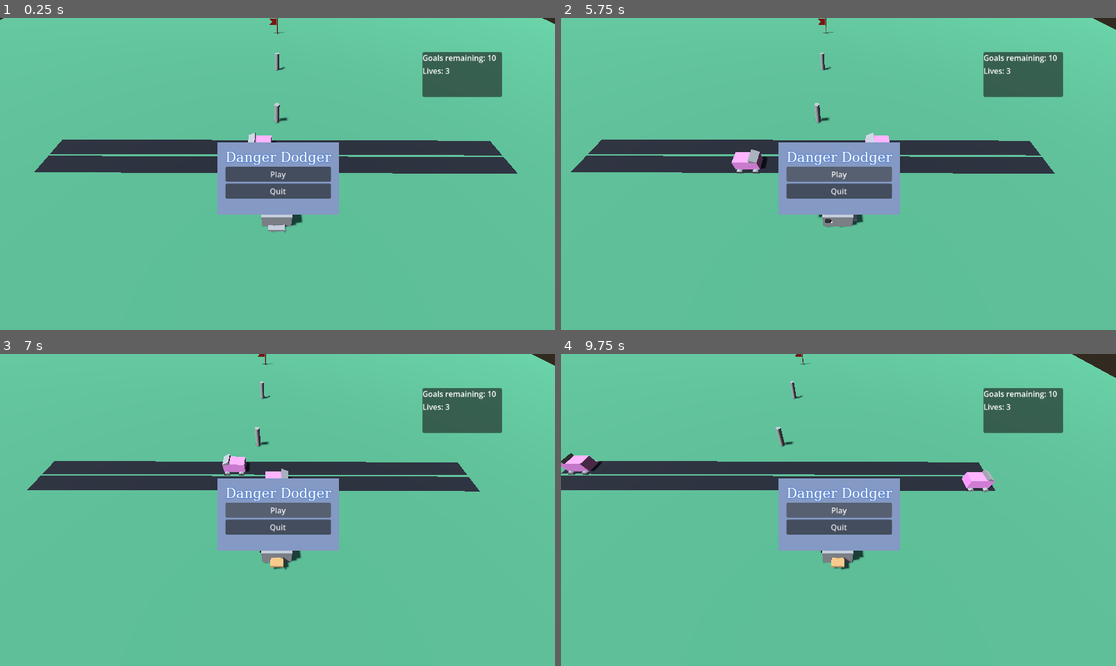
Above: before the commit, frames 1-4 (two rows, left to right).
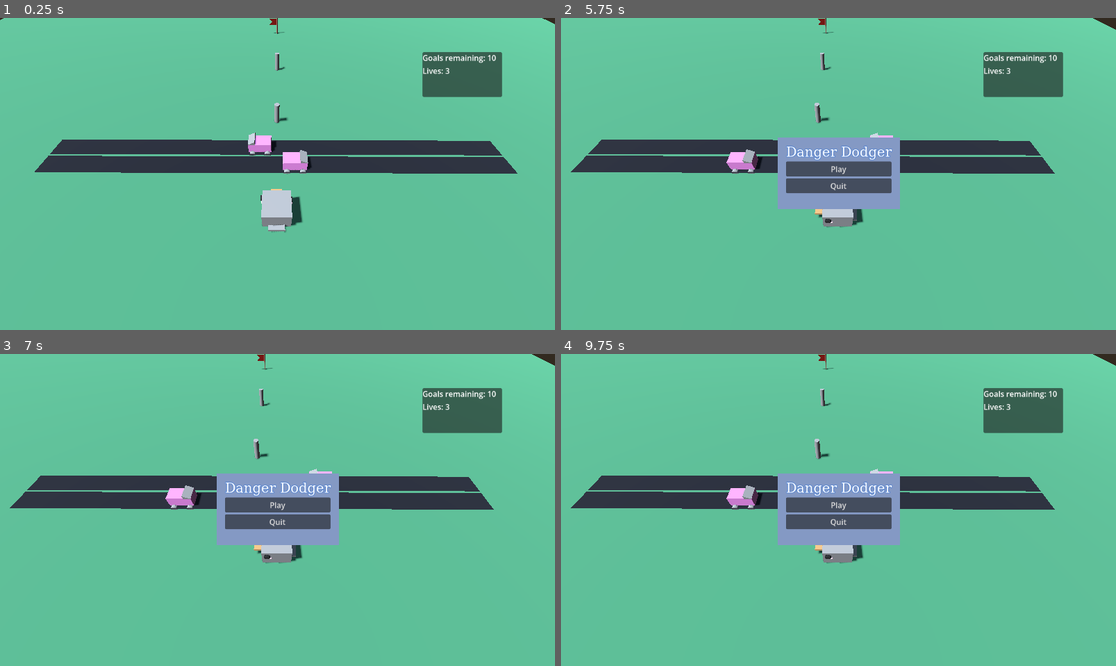
Above: after the commit, the same moments.

Repository: chloedixon11/danger-dodger
Game: Godot game, scene res://Main/Main.tscn
Two runs of this game, one before a commit and one after it. Both use one fixed random seed, a clock stepped at 60 frames per second and the inputs below.
Inputs (mouse positions are in pixels of both pictures, inside the frame that each line leads up to):
- Up to frame 1 (0.25 s): no input
- Up to frame 2 (5.75 s): click (838, 174) at 0.5 s, where only the run before the commit has a clickable "Play"; click (838, 174) at 1.25 s, where only the run before the commit has a clickable "Play"; hold D (move_right) 2.03-2.78 s; hold S (move_down) 2.78-3.53 s; hold D (move_right) 3.53-4.28 s; hold W (move_up) 4.28-5.03 s; hold A (move_left) from 5.03 s (still down); tap Escape (pause) at 5.65 s
- Up to frame 3 (7 s): release A (move_left) at 6.53 s; hold S (move_down) from 6.53 s (still down)
- Up to frame 4 (9.75 s): release S (move_down) at 7.28 s; hold D (move_right) 7.28-8.03 s; hold W (move_up) 8.03-8.78 s; hold D (move_right) 8.78-9.53 s; hold S (move_down) from 9.53 s (still down)

The runs differ from the first frame. In frame 1, 5.1% of the frame differs, in the area x 39-62%, y 39-64%; in frame 2, 2.6%; in frame 3, 9.2%; in frame 4, 10%, in the area x 0-100%, y 0-70%.

Commit message:
Animal UI, pause menu

Diff:
--- a/Code/Duck/Duck.gd
+++ b/Code/Duck/Duck.gd
@@ -1,8 +1,13 @@
 extends Area3D
 class_name Duck
 
+@onready var collider: CollisionShape3D = $Collider
 @onready var graphics: Node3D = $Graphics
+@onready var lives_ui: Label = $UI/VBox/LivesUI
 
+@export var lives: int = 3
+
+var spawning_point: Vector3
 var leap_distance: float = 1.0
 var weight: float = 1.0
 var weight_speed: float = 5.0
@@ -12,16 +17,13 @@
 
 func _ready() -> void:
 	area_entered.connect(on_entered)
+
+	spawning_point = position
 	current_spot = position
 	next_spot = position
 
-func on_entered(other_area: Area3D) -> void:
-	if other_area is Vehicle:
-		print("lose a life")
+	update_lives(0)
 
-	if other_area is Goal:
-		print("Goal!!!")
-		position = Vector3.ZERO
 
 # Called every frame. 'delta' is the elapsed time since the previous frame.
 func _process(delta: float) -> void:
@@ -61,3 +63,29 @@
 
 
 	position = lerp(current_spot, next_spot, weight)
+	if current_spot == spawning_point:
+		graphics.show()
+		collider.disabled = false
+
+func update_lives(delta_lives: int):
+	lives += delta_lives
+	lives_ui.text = "Lives: " + str(lives)
+	pass
+
+func respawn():
+	graphics.hide()
+	collider.set_deferred("disabled", true)
+
+	next_spot = spawning_point
+	weight = 0.0
+	pass
+
+func on_entered(other_area: Area3D) -> void:
+	if other_area is Vehicle:
+		update_lives(-1)
+		respawn()
+		print(lives)
+
+	if other_area is Goal:
+		print("Goal!!!")
+		respawn()
--- a/Code/Duck/Duck.tscn
+++ b/Code/Duck/Duck.tscn
@@ -36,7 +36,7 @@
 transform = Transform3D(-0.9999951, 0, -0.00313535, 0, 1, 0, 0.00313535, 0, -0.9999951, 0, 0, 0)
 script = ExtResource("1_lm42s")
 
-[node name="CollisionShape3D" type="CollisionShape3D" parent="." unique_id=431627853]
+[node name="Collider" type="CollisionShape3D" parent="." unique_id=431627853]
 transform = Transform3D(1, 0, 0, 0, 1, 0, 0, 0, 1, 0, 0.42274475, 0)
 shape = SubResource("BoxShape3D_rawk2")
 
@@ -88,10 +88,10 @@
 [node name="VBox" type="VBoxContainer" parent="UI" unique_id=272925355]
 layout_mode = 2
 
-[node name="Goals UI" type="Label" parent="UI/VBox" unique_id=639810232]
+[node name="GoalsUI" type="Label" parent="UI/VBox" unique_id=639810232]
 layout_mode = 2
 text = "Goals remaining: 10"
 
-[node name="Label2" type="Label" parent="UI/VBox" unique_id=1009899454]
+[node name="LivesUI" type="Label" parent="UI/VBox" unique_id=1009899454]
 layout_mode = 2
 text = "Lives: 3"
--- a/Code/Main/Main.gd
+++ b/Code/Main/Main.gd
@@ -1,11 +1,4 @@
 extends Node
 class_name Main
 
-@onready var quit_button: Button = $PauseMenu/VBox/QuitButton
-
-
-func _ready() -> void:
-	quit_button.pressed.connect(on_quit_pressed)
-
-func on_quit_pressed():
-	get_tree().quit()
+var duck: Duck
--- a/Code/Main/Main.tscn
+++ b/Code/Main/Main.tscn
@@ -5,6 +5,7 @@
 [ext_resource type="PackedScene" uid="uid://berl535au27hs" path="res://Lane/Lane.tscn" id="2_amygn"]
 [ext_resource type="PackedScene" uid="uid://d10bdq3u7df63" path="res://Vehicle/Vehicle.tscn" id="4_ps1la"]
 [ext_resource type="PackedScene" uid="uid://c4v0peqkg130j" path="res://Goal/Goal.tscn" id="5_6aewd"]
+[ext_resource type="PackedScene" uid="uid://dkrcw84mho1yp" path="res://PauseMenu/PauseMenu.tscn" id="6_u2i7p"]
 
 [sub_resource type="ProceduralSkyMaterial" id="ProceduralSkyMaterial_83ytx"]
 sky_horizon_color = Color(0.66224277, 0.6717428, 0.6867428, 1)
@@ -26,95 +27,6 @@
 [sub_resource type="CylinderMesh" id="CylinderMesh_rckyl"]
 top_radius = 0.123535156
 bottom_radius = 0.123535156
-
-[sub_resource type="StyleBoxFlat" id="StyleBoxFlat_rawk2"]
-bg_color = Color(0.51907116, 0.60013676, 0.76974684, 1)
-expand_margin_left = 17.0
-expand_margin_top = 17.0
-expand_margin_right = 17.0
-expand_margin_bottom = 17.0
-
-[sub_resource type="FontFile" id="FontFile_pn5gh"]
-cache/0/variation_coordinates = {}
-cache/0/face_index = 0
-cache/0/embolden = 0.0
-cache/0/transform = Transform2D(1, 0, 0, 1, 0, 0)
-cache/0/spacing_top = 0
-cache/0/spacing_bottom = 0
-cache/0/spacing_space = 0
-cache/0/spacing_glyph = 0
-cache/0/baseline_offset = 0.0
-cache/0/16/0/ascent = 0.0
-cache/0/16/0/descent = 0.0
-cache/0/16/0/underline_position = 0.0
-cache/0/16/0/underline_thickness = 0.0
-cache/0/16/0/scale = 1.0
-cache/0/17/0/ascent = 0.0
-cache/0/17/0/descent = 0.0
-cache/0/17/0/underline_position = 0.0
-cache/0/17/0/underline_thickness = 0.0
-cache/0/17/0/scale = 1.0
-cache/0/18/0/ascent = 0.0
-cache/0/18/0/descent = 0.0
-cache/0/18/0/underline_position = 0.0
-cache/0/18/0/underline_thickness = 0.0
-cache/0/18/0/scale = 1.0
-cache/0/19/0/ascent = 0.0
-cache/0/19/0/descent = 0.0
-cache/0/19/0/underline_position = 0.0
-cache/0/19/0/underline_thickness = 0.0
-cache/0/19/0/scale = 1.0
-cache/0/20/0/ascent = 0.0
-cache/0/20/0/descent = 0.0
-cache/0/20/0/underline_position = 0.0
-cache/0/20/0/underline_thickness = 0.0
-cache/0/20/0/scale = 1.0
-cache/0/21/0/ascent = 0.0
-cache/0/21/0/descent = 0.0
-cache/0/21/0/underline_position = 0.0
-cache/0/21/0/underline_thickness = 0.0
-cache/0/21/0/scale = 1.0
-cache/0/22/0/ascent = 0.0
-cache/0/22/0/descent = 0.0
-cache/0/22/0/underline_position = 0.0
-cache/0/22/0/underline_thickness = 0.0
-cache/0/22/0/scale = 1.0
-cache/0/23/0/ascent = 0.0
-cache/0/23/0/descent = 0.0
-cache/0/23/0/underline_position = 0.0
-cache/0/23/0/underline_thickness = 0.0
-cache/0/23/0/scale = 1.0
-cache/0/24/0/ascent = 0.0
-cache/0/24/0/descent = 0.0
-cache/0/24/0/underline_position = 0.0
-cache/0/24/0/underline_thickness = 0.0
-cache/0/24/0/scale = 1.0
-cache/0/25/0/ascent = 0.0
-cache/0/25/0/descent = 0.0
-cache/0/25/0/underline_position = 0.0
-cache/0/25/0/underline_thickness = 0.0
-cache/0/25/0/scale = 1.0
-cache/0/26/0/ascent = 0.0
-cache/0/26/0/descent = 0.0
-cache/0/26/0/underline_position = 0.0
-cache/0/26/0/underline_thickness = 0.0
-cache/0/26/0/scale = 1.0
-cache/0/27/0/ascent = 0.0
-cache/0/27/0/descent = 0.0
-cache/0/27/0/underline_position = 0.0
-cache/0/27/0/underline_thickness = 0.0
-cache/0/27/0/scale = 1.0
-cache/0/28/0/ascent = 0.0
-cache/0/28/0/descent = 0.0
-cache/0/28/0/underline_position = 0.0
-cache/0/28/0/underline_thickness = 0.0
-cache/0/28/0/scale = 1.0
-
-[sub_resource type="LabelSettings" id="LabelSettings_qdf3d"]
-font = SubResource("FontFile_pn5gh")
-font_size = 28
-outline_size = 6
-outline_color = Color(0.35036418, 0.52572405, 0.8168905, 1)
 
 [node name="Main" type="Node" unique_id=1391425956]
 script = ExtResource("1_lxy7q")
@@ -164,33 +76,8 @@
 [node name="Goal" parent="." unique_id=1585610551 instance=ExtResource("5_6aewd")]
 transform = Transform3D(1, 0, 0, 0, 1, 0, 0, 0, 1, 0, 0, -16.11776)
 
-[node name="PauseMenu" type="PanelContainer" parent="." unique_id=1080402414]
-anchors_preset = 8
-anchor_left = 0.5
-anchor_top = 0.5
-anchor_right = 0.5
-anchor_bottom = 0.5
-offset_left = -72.0
-offset_top = -48.0
-offset_right = 74.0
-offset_bottom = 67.0
-grow_horizontal = 2
-grow_vertical = 2
-theme_override_styles/panel = SubResource("StyleBoxFlat_rawk2")
-
-[node name="VBox" type="VBoxContainer" parent="PauseMenu" unique_id=814782070]
-layout_mode = 2
-
-[node name="Label" type="Label" parent="PauseMenu/VBox" unique_id=1582436229]
-layout_mode = 2
-theme_override_font_sizes/font_size = 1
-text = "Danger Dodger"
-label_settings = SubResource("LabelSettings_qdf3d")
-
-[node name="PlayButton" type="Button" parent="PauseMenu/VBox" unique_id=699305301]
-layout_mode = 2
-text = "Play"
-
-[node name="QuitButton" type="Button" parent="PauseMenu/VBox" unique_id=860983550]
-layout_mode = 2
-text = "Quit"
+[node name="PauseMenu" parent="." unique_id=709300660 instance=ExtResource("6_u2i7p")]
+offset_left = -96.0
+offset_top = -59.0
+offset_right = 96.0
+offset_bottom = 56.0
--- /dev/null
+++ b/Code/PauseMenu/PauseMenu.gd
@@ -0,0 +1,34 @@
+extends PanelContainer
+class_name PauseMenu
+
+@onready var title: Label = $VBox/Title
+@onready var play_button: Button = $VBox/PlayButton
+@onready var quit_button: Button = $VBox/QuitButton
+
+
+# Called when the node enters the scene tree for the first time.
+func _ready() -> void:
+	play_button.pressed.connect(on_play_button_pressed)
+	quit_button.pressed.connect(on_quit_button_pressed)
+
+
+func _process(delta: float) -> void:
+	if Input.is_action_just_pressed("pause"):
+		toggle_pause()
+
+
+func toggle_pause():
+	if get_tree().paused:
+		hide()
+		get_tree().paused = false
+	else:
+		show()
+		get_tree().paused = true
+
+
+func on_play_button_pressed():
+	get_tree().paused = false
+	hide()
+
+func on_quit_button_pressed():
+	get_tree().quit()
--- /dev/null
+++ b/Code/PauseMenu/PauseMenu.tscn
@@ -0,0 +1,129 @@
+[gd_scene format=3 uid="uid://dkrcw84mho1yp"]
+
+[ext_resource type="Script" uid="uid://bo0m5o8islhfu" path="res://PauseMenu/PauseMenu.gd" id="1_egqmv"]
+
+[sub_resource type="StyleBoxFlat" id="StyleBoxFlat_rawk2"]
+bg_color = Color(0.51907116, 0.60013676, 0.76974684, 1)
+expand_margin_left = 17.0
+expand_margin_top = 17.0
+expand_margin_right = 17.0
+expand_margin_bottom = 17.0
+
+[sub_resource type="FontFile" id="FontFile_pn5gh"]
+subpixel_positioning = 0
+msdf_pixel_range = 14
+msdf_size = 128
+cache/0/variation_coordinates = {}
+cache/0/face_index = 0
+cache/0/embolden = 0.0
+cache/0/transform = Transform2D(1, 0, 0, 1, 0, 0)
+cache/0/spacing_top = 0
+cache/0/spacing_bottom = 0
+cache/0/spacing_space = 0
+cache/0/spacing_glyph = 0
+cache/0/baseline_offset = 0.0
+cache/0/16/0/ascent = 0.0
+cache/0/16/0/descent = 0.0
+cache/0/16/0/underline_position = 0.0
+cache/0/16/0/underline_thickness = 0.0
+cache/0/16/0/scale = 1.0
+cache/0/17/0/ascent = 0.0
+cache/0/17/0/descent = 0.0
+cache/0/17/0/underline_position = 0.0
+cache/0/17/0/underline_thickness = 0.0
+cache/0/17/0/scale = 1.0
+cache/0/18/0/ascent = 0.0
+cache/0/18/0/descent = 0.0
+cache/0/18/0/underline_position = 0.0
+cache/0/18/0/underline_thickness = 0.0
+cache/0/18/0/scale = 1.0
+cache/0/19/0/ascent = 0.0
+cache/0/19/0/descent = 0.0
+cache/0/19/0/underline_position = 0.0
+cache/0/19/0/underline_thickness = 0.0
+cache/0/19/0/scale = 1.0
+cache/0/20/0/ascent = 0.0
+cache/0/20/0/descent = 0.0
+cache/0/20/0/underline_position = 0.0
+cache/0/20/0/underline_thickness = 0.0
+cache/0/20/0/scale = 1.0
+cache/0/21/0/ascent = 0.0
+cache/0/21/0/descent = 0.0
+cache/0/21/0/underline_position = 0.0
+cache/0/21/0/underline_thickness = 0.0
+cache/0/21/0/scale = 1.0
+cache/0/22/0/ascent = 0.0
+cache/0/22/0/descent = 0.0
+cache/0/22/0/underline_position = 0.0
+cache/0/22/0/underline_thickness = 0.0
+cache/0/22/0/scale = 1.0
+cache/0/23/0/ascent = 0.0
+cache/0/23/0/descent = 0.0
+cache/0/23/0/underline_position = 0.0
+cache/0/23/0/underline_thickness = 0.0
+cache/0/23/0/scale = 1.0
+cache/0/24/0/ascent = 0.0
+cache/0/24/0/descent = 0.0
+cache/0/24/0/underline_position = 0.0
+cache/0/24/0/underline_thickness = 0.0
+cache/0/24/0/scale = 1.0
+cache/0/25/0/ascent = 0.0
+cache/0/25/0/descent = 0.0
+cache/0/25/0/underline_position = 0.0
+cache/0/25/0/underline_thickness = 0.0
+cache/0/25/0/scale = 1.0
+cache/0/26/0/ascent = 0.0
+cache/0/26/0/descent = 0.0
+cache/0/26/0/underline_position = 0.0
+cache/0/26/0/underline_thickness = 0.0
+cache/0/26/0/scale = 1.0
+cache/0/27/0/ascent = 0.0
+cache/0/27/0/descent = 0.0
+cache/0/27/0/underline_position = 0.0
+cache/0/27/0/underline_thickness = 0.0
+cache/0/27/0/scale = 1.0
+cache/0/28/0/ascent = 0.0
+cache/0/28/0/descent = 0.0
+cache/0/28/0/underline_position = 0.0
+cache/0/28/0/underline_thickness = 0.0
+cache/0/28/0/scale = 1.0
+
+[sub_resource type="LabelSettings" id="LabelSettings_qdf3d"]
+font = SubResource("FontFile_pn5gh")
+font_size = 28
+outline_size = 6
+outline_color = Color(0.35036418, 0.52572405, 0.8168905, 1)
+
+[node name="PauseMenu" type="PanelContainer" unique_id=709300660]
+process_mode = 3
+visible = false
+anchors_preset = 8
+anchor_left = 0.5
+anchor_top = 0.5
+anchor_right = 0.5
+anchor_bottom = 0.5
+offset_left = -95.0
+offset_top = -48.0
+offset_right = 97.0
+offset_bottom = 67.0
+grow_horizontal = 2
+grow_vertical = 2
+theme_override_styles/panel = SubResource("StyleBoxFlat_rawk2")
+script = ExtResource("1_egqmv")
+
+[node name="VBox" type="VBoxContainer" parent="." unique_id=393449128]
+layout_mode = 2
+
+[node name="Title" type="Label" parent="VBox" unique_id=134969877]
+layout_mode = 2
+theme_override_font_sizes/font_size = 1
+text = "Danger Dodger"
+label_settings = SubResource("LabelSettings_qdf3d")
+
+[node name="PlayButton" type="Button" parent="VBox" unique_id=1603249059]
+layout_mode = 2
+text = "Play"
+
+[node name="QuitButton" type="Button" parent="VBox" unique_id=1350646444]
+layout_mode = 2
+text = "Quit"
Not shown, added: Code/PauseMenu/PauseMenu.gd.uid
